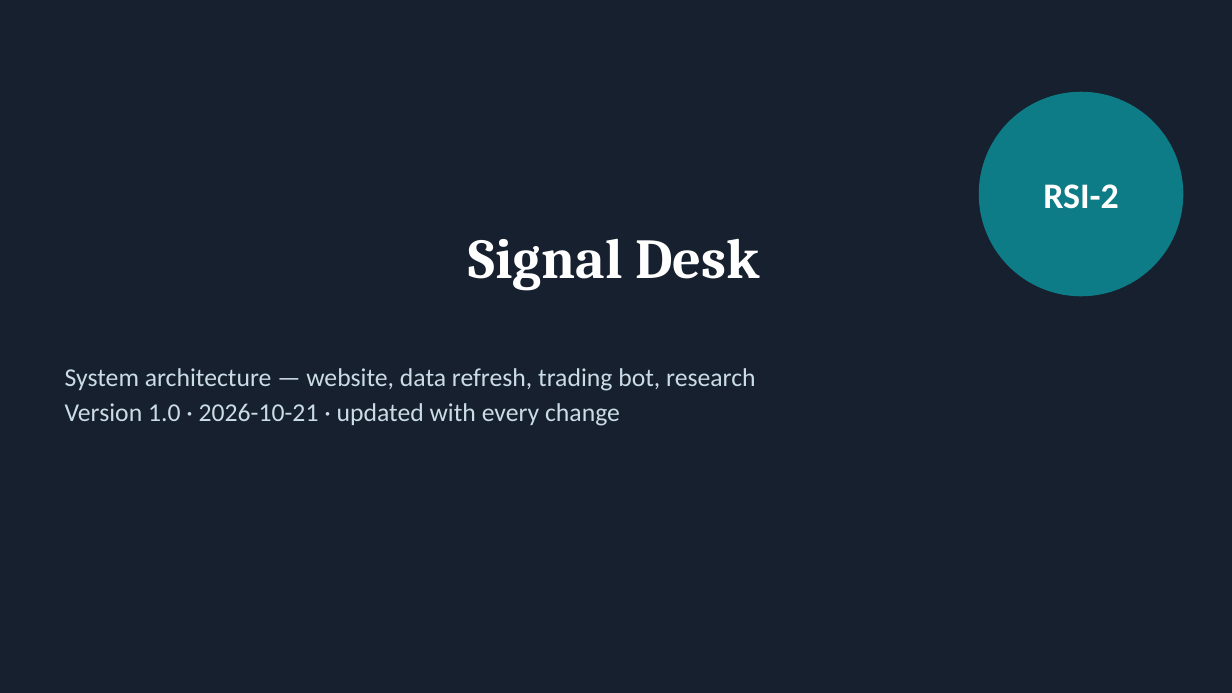
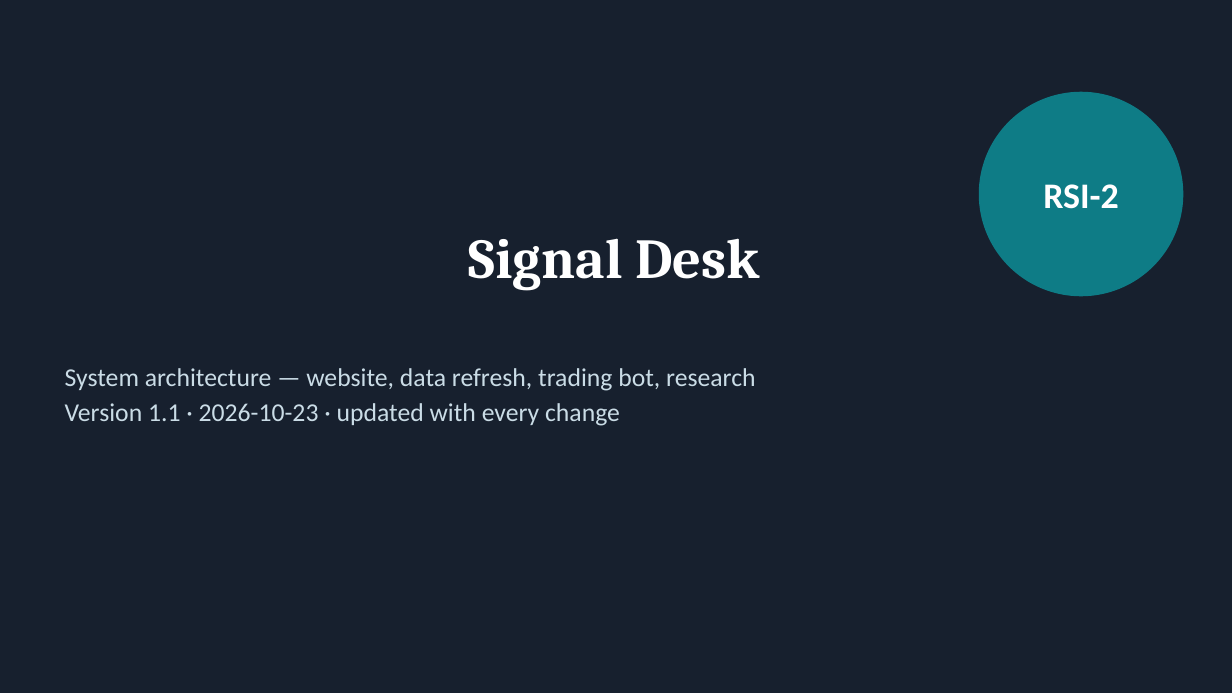
Before and after one commit to harimula/signal-desk, a slide deck: slide 1 of docs/architecture.pptx. Drawn at 1232x693 pixels with LibreOffice and Linux fonts; fonts in the diff are those of the drawing. Boxes give left, top, right and bottom in pixels: in the first picture for what was removed or moved away, otherwise in the second. Text is boxed around its words. In the diff, an @@ line names an element or a change of style, - is before the commit and + after.

```diff
--- a/docs/architecture.pptx
+++ b/docs/architecture.pptx
@@ text at (x1=65, y1=403, x2=620, y2=426): text changed @@
-Version 1.0 · 2026-10-21 · updated with every change
+Version 1.1 · 2026-10-23 · updated with every change
```
Also in this commit, not shown: 3 other slides changed, 15 other files.
